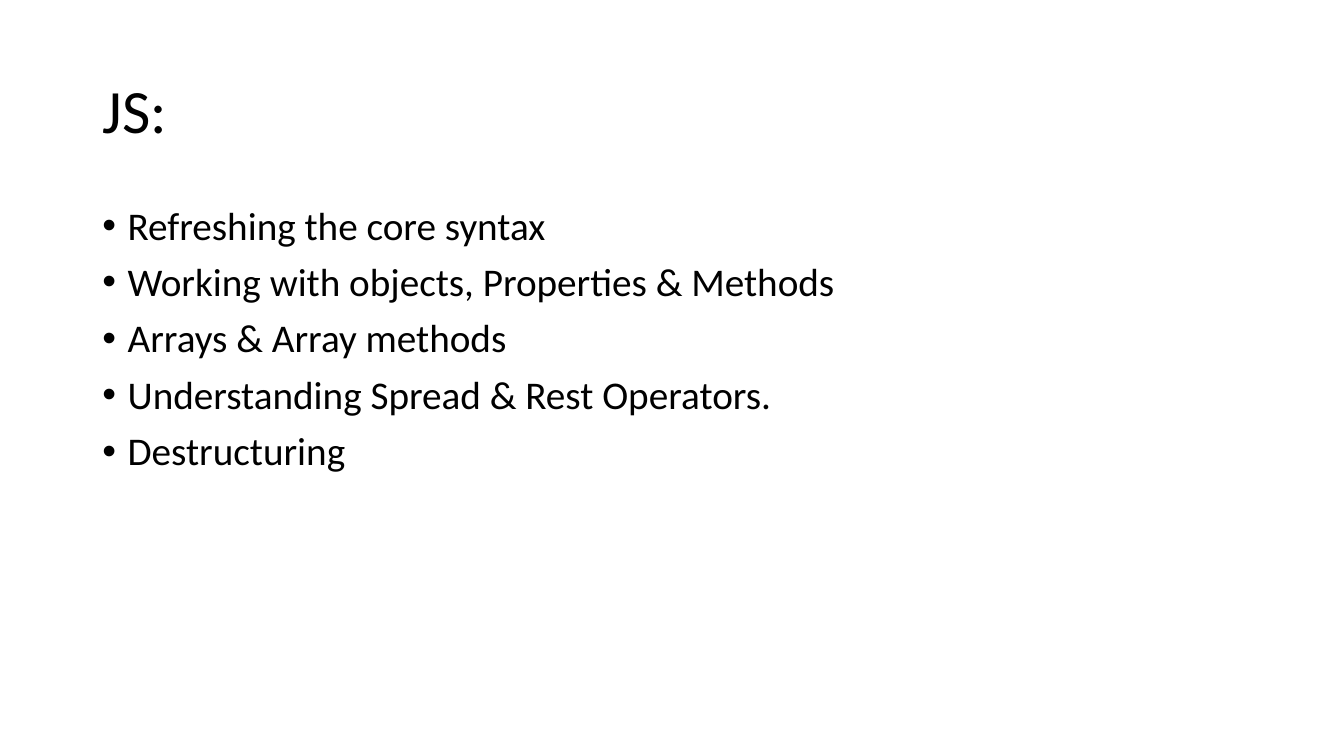
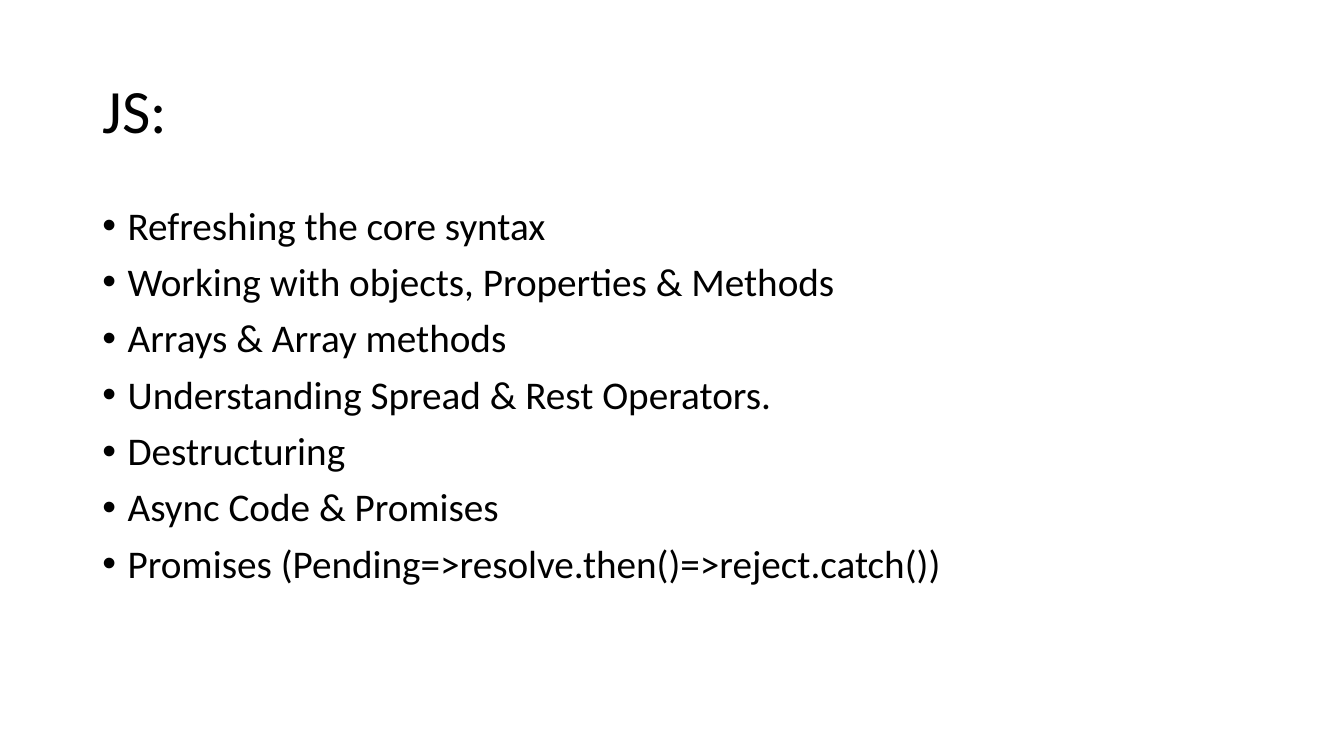
Before and after one commit to PiyushChaturvedii/Batch04, a slide deck: slide 11 of What is Node.pptx. Drawn at 1344x756 pixels with LibreOffice and Linux fonts; fonts in the diff are those of the drawing. Boxes give left, top, right and bottom in pixels: in the first picture for what was removed or moved away, otherwise in the second. Text is boxed around its words. In the diff, an @@ line names an element or a change of style, - is before the commit and + after.

```diff
--- a/What is Node.pptx
+++ b/What is Node.pptx
@@ text at <box>128,493,941,585</box>: paragraphs added @@
+• Async Code & Promises
+• Promises (Pending=>resolve.then()=>reject.catch())
```
Also in this commit, not shown: 5 slides added, 1 slide removed, 2 other files.
